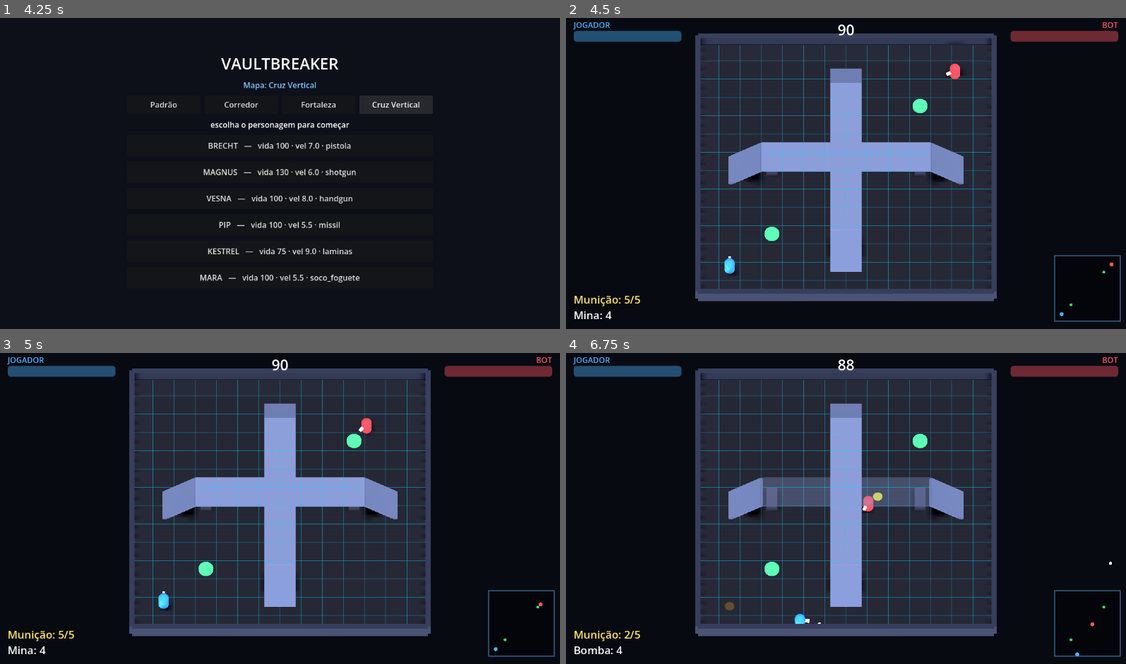
Above: before the commit, frames 1-4 (two rows, left to right).
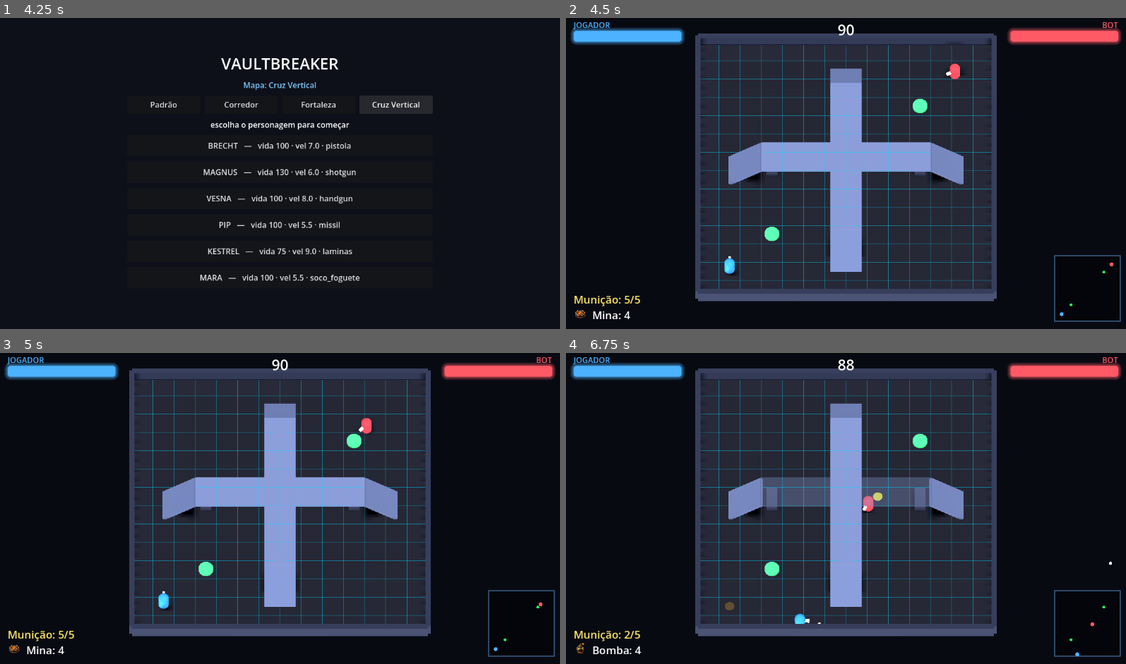
Above: after the commit, the same moments.

Repository: Philipe91/GamePh
Game: Godot game, scene res://scenes/ui/titulo.tscn
Same seed, same stepped clock (60 frames per second), same inputs: the game is played once before the commit and once after it.
Inputs (mouse positions are in pixels of both pictures, inside the frame that each line leads up to):
- Up to frame 1 (4.25 s): click "VS COM (contra o bot)" at 0.5 s; click "Padrão" at 1.25 s; click "Corredor" at 2 s; click "Fortaleza" at 2.75 s; click "Cruz Vertical" at 3.5 s
- Up to frame 2 (4.5 s): click "BRECHT — vida 100 · vel 7.0 ·…" at 4.25 s
- Up to frame 3 (5 s): no input
- Up to frame 4 (6.75 s): tap Enter (ui_accept) at 5, 5.27, 6.02 s; move the mouse to (969, 489) at 5.02 s; hold D 5.03-5.78 s; tap Space at 5.1 s; click (969, 489) at 5.17 s; move the mouse to (734, 520) at 5.77 s; hold S 5.78-6.53 s; tap F at 5.85 s; click (734, 520) at 5.92 s; move the mouse to (902, 436) at 6.52 s; hold D from 6.53 s (still down); tap E at 6.6 s; click (902, 436) at 6.67 s

Frame 1 is identical in both runs. In frame 2, 2.3% of the frame differs, in the area x 0-100%, y 3-97%; in frame 3, 2.3%; in frame 4, 2.4%.

Commit message:
HUD premium: barras de Healer com glow neon + icone da arma selecionada
- hud.gd: _estilizar_barra() aplica StyleBoxFlat com glow (shadow) e cantos
  arredondados nas barras de Healer (cor de time azul/vermelho)
- icone da armadilha selecionada no canto inferior esq (carrega o PNG via Image.load,
  mesmo da roda); troca conforme a selecao e apaga sem estoque
- teste headless segue 108/108

Co-Authored-By: Claude Opus 4.8 (1M context) <noreply@anthropic.com>
Claude-Session: https://claude.ai/code/session_017sHpnVfEfAT8FgcHs6ZGHw

Diff:
--- a/scenes/ui/hud.gd
+++ b/scenes/ui/hud.gd
@@ -19,6 +19,39 @@
 
 var _jogador: Node = null
 var _fim: bool = false   # partida acabou: habilita o rematch (Enter)
+var _arma_icone: TextureRect = null   # ícone da armadilha selecionada (canto inferior esq.)
+var _icones_arma: Dictionary = {}     # tipo -> Texture2D (cache)
+
+
+## Carrega o PNG do ícone da armadilha (mesmo da roda), via Image.load.
+func _icone_arma(tipo: String) -> Texture2D:
+	if _icones_arma.has(tipo):
+		return _icones_arma[tipo]
+	var tex: Texture2D = null
+	var caminho := "res://assets/sprites/armadilhas/%s.png" % tipo
+	if FileAccess.file_exists(caminho):
+		var img := Image.new()
+		if img.load(caminho) == OK:
+			tex = ImageTexture.create_from_image(img)
+	_icones_arma[tipo] = tex
+	return tex
+
+
+## Aplica um visual neon (StyleBoxFlat com glow) numa ProgressBar de Healer.
+func _estilizar_barra(barra: ProgressBar, cor: Color) -> void:
+	var fundo := StyleBoxFlat.new()
+	fundo.bg_color = Color(0.08, 0.09, 0.13)
+	fundo.set_corner_radius_all(6)
+	fundo.set_border_width_all(1)
+	fundo.border_color = Color(cor.r, cor.g, cor.b, 0.4)
+	var preenche := StyleBoxFlat.new()
+	preenche.bg_color = cor
+	preenche.set_corner_radius_all(6)
+	preenche.shadow_color = Color(cor.r, cor.g, cor.b, 0.6)  # glow
+	preenche.shadow_size = 8
+	barra.add_theme_stylebox_override("background", fundo)
+	barra.add_theme_stylebox_override("fill", preenche)
+	barra.modulate = Color.WHITE
 
 
 func _ready() -> void:
@@ -41,6 +74,21 @@
 	barra_p2.value = p2.healer
 	_ao_municao_mudar(p1.municao, p1.municao_max)
 	$RadialMenu.configurar(p1)  # a roda lê o estado do jogador
+	# Barras de Healer com neon (cor de time).
+	_estilizar_barra(barra_p1, Color(0.3, 0.7, 1.0))
+	_estilizar_barra(barra_p2, Color(1.0, 0.35, 0.4))
+	# Ícone da armadilha selecionada no canto inferior esquerdo.
+	_arma_icone = TextureRect.new()
+	_arma_icone.mouse_filter = Control.MOUSE_FILTER_IGNORE
+	_arma_icone.expand_mode = TextureRect.EXPAND_IGNORE_SIZE
+	_arma_icone.stretch_mode = TextureRect.STRETCH_KEEP_ASPECT_CENTERED
+	_arma_icone.set_anchors_preset(Control.PRESET_BOTTOM_LEFT)
+	_arma_icone.offset_left = 14.0
+	_arma_icone.offset_top = -52.0
+	_arma_icone.offset_right = 52.0
+	_arma_icone.offset_bottom = -12.0
+	add_child(_arma_icone)
+	lbl_minas.offset_left = 58.0   # abre espaço pro ícone na mesma linha
 	_atualizar_label_armadilha()
 
 
@@ -52,6 +100,9 @@
 	var qtd: int = int(_jogador.inventario.get(sel, 0))
 	var nome: String = _jogador.STATS[sel].nome
 	lbl_minas.text = "%s: %d" % [nome, qtd]
+	if _arma_icone != null:
+		_arma_icone.texture = _icone_arma(sel)
+		_arma_icone.modulate = Color.WHITE if qtd > 0 else Color(1, 1, 1, 0.4)
 
 
 func _ao_inventario_mudar(tipo: String, _atual: int, _maximo: int) -> void:
